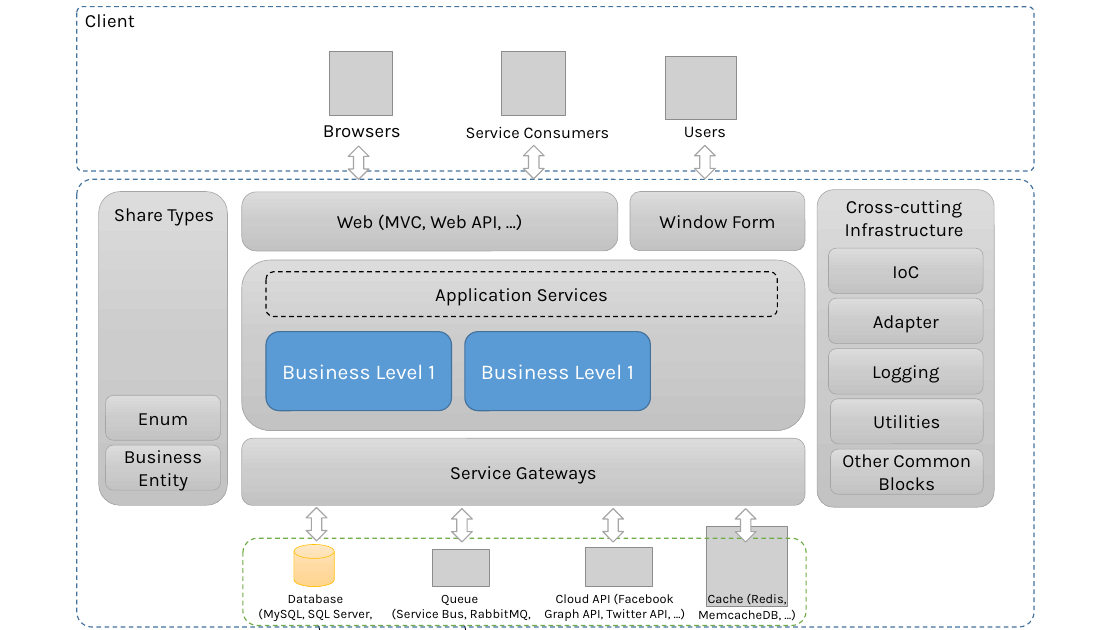
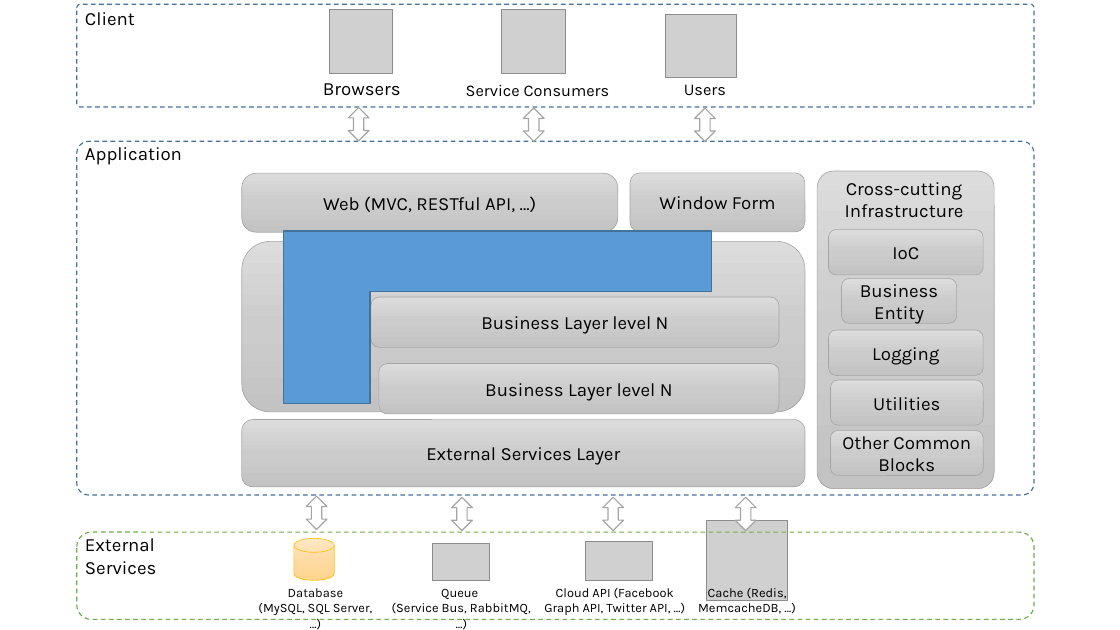
Before and after one commit to liepnguyen/Planru, a slide deck: slide 7 of Documents/Lessons Learned From Agile Quality Assurance In Scrum.pptx. Drawn at 1120x630 pixels with LibreOffice and Linux fonts; fonts in the diff are those of the drawing; grey boxes stand for pictures. Boxes give left, top, right and bottom in pixels: in the first picture for what was removed or moved away, otherwise in the second. Text is boxed around its words. In the diff, an @@ line names an element or a change of style, - is before the commit and + after.

Commit message:
refactor

```diff
--- a/Documents/Lessons Learned From Agile Quality Assurance In Scrum.pptx
+++ b/Documents/Lessons Learned From Agile Quality Assurance In Scrum.pptx
@@ rounded rectangle: place and size @@
-rounded rectangle at <box>76,7,1034,171</box>
+rounded rectangle at <box>76,4,1034,107</box>
@@ 3 pictures, 3 texts, 1 up down arrow: place and size @@
-3 pictures, 3 texts, 1 up down arrow at <box>323,52,737,180</box>
+3 pictures, 3 texts, 1 up down arrow at <box>323,10,737,141</box>
@@ up down arrow: place and size @@
-up down arrow at <box>523,145,544,179</box>
+up down arrow at <box>523,108,544,142</box>
@@ up down arrow: place and size @@
-up down arrow at <box>695,145,716,179</box>
+up down arrow at <box>695,108,716,142</box>
@@ rounded rectangle: place and size @@
-rounded rectangle at <box>76,180,1034,628</box>
+rounded rectangle at <box>76,141,1034,495</box>
@@ text added at <box>85,147,182,165</box>, 16 pt, text #000000 @@
+Application
@@ rounded rectangle removed at <box>98,192,227,506</box> @@
@@ text removed at <box>114,208,214,226</box> @@
-Share Types
@@ text in rounded rectangle at <box>323,196,515,212</box>: text changed @@
-Web (MVC, Web API, …)
+Web (MVC, RESTful API, …)
@@ corner added at <box>284,231,712,404</box>, fill #5B9BD5, outline #43739E 1 pt @@
@@ rounded rectangle removed at <box>266,272,778,317</box> @@
-Application Services
@@ rounded rectangle "Business Layer level N" at <box>371,297,780,348</box>: fill #5B9BD5 to gradient #DDDDDD to #CDCDCD to #C4C4C4; outline #43739E 1 pt to #A5A5A5 0.5 pt @@
@@ rounded rectangle "Business Layer level N": place and size @@
-rounded rectangle "Business Layer level N" at <box>266,332,452,411</box>
+rounded rectangle "Business Layer level N" at <box>371,297,780,348</box>
@@ rounded rectangle removed at <box>828,298,983,344</box> @@
-Adapter
@@ rounded rectangle "Business Entity": place and size @@
-rounded rectangle "Business Entity" at <box>106,445,221,490</box>
+rounded rectangle "Business Entity" at <box>842,278,957,323</box>
@@ text in rounded rectangle at <box>481,316,669,334</box>: text changed; size 18 to 16 pt; text colour #FFFFFF to #000000 @@
-Business Level 1
+Business Layer level N
@@ rounded rectangle "Business Layer level N": place and size @@
-rounded rectangle "Business Layer level N" at <box>465,332,650,411</box>
+rounded rectangle "Business Layer level N" at <box>379,364,779,414</box>
@@ rounded rectangle "Business Layer level N" at <box>379,364,779,414</box>: fill #5B9BD5 to gradient #DDDDDD to #CDCDCD to #C4C4C4; outline #43739E 1 pt to #A5A5A5 0.5 pt @@
@@ text in rounded rectangle at <box>485,383,673,401</box>: text changed; size 18 to 16 pt; text colour #FFFFFF to #000000 @@
-Business Level 1
+Business Layer level N
@@ rounded rectangle removed at <box>106,396,221,440</box> @@
-Enum
@@ 9 rounded rectangles, 1 text: place and size @@
-9 rounded rectangles, 1 text at <box>242,190,995,507</box>
+9 rounded rectangles, 1 text at <box>242,171,995,489</box>
@@ text in rounded rectangle at <box>426,447,620,465</box>: text changed @@
-Service Gateways
+External Services Layer
@@ 4 up down arrows: place and size @@
-4 up down arrows at <box>306,507,756,543</box>
+4 up down arrows at <box>306,497,756,531</box>
@@ rounded rectangle: place and size @@
-rounded rectangle at <box>243,539,807,626</box>
+rounded rectangle at <box>76,532,1034,619</box>
@@ text added at <box>85,538,156,575</box>, 16 pt, text #000000 @@
+External Services
@@ 4 texts, 3 pictures, 1 cylinder: place and size @@
-4 texts, 3 pictures, 1 cylinder at <box>258,527,787,621</box>
+4 texts, 3 pictures, 1 cylinder at <box>258,520,787,615</box>
```
